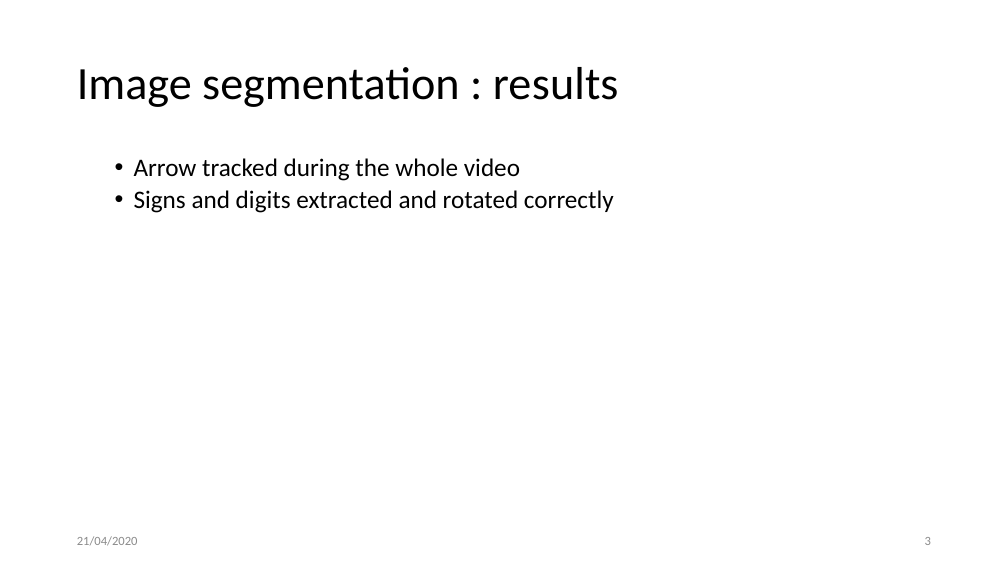
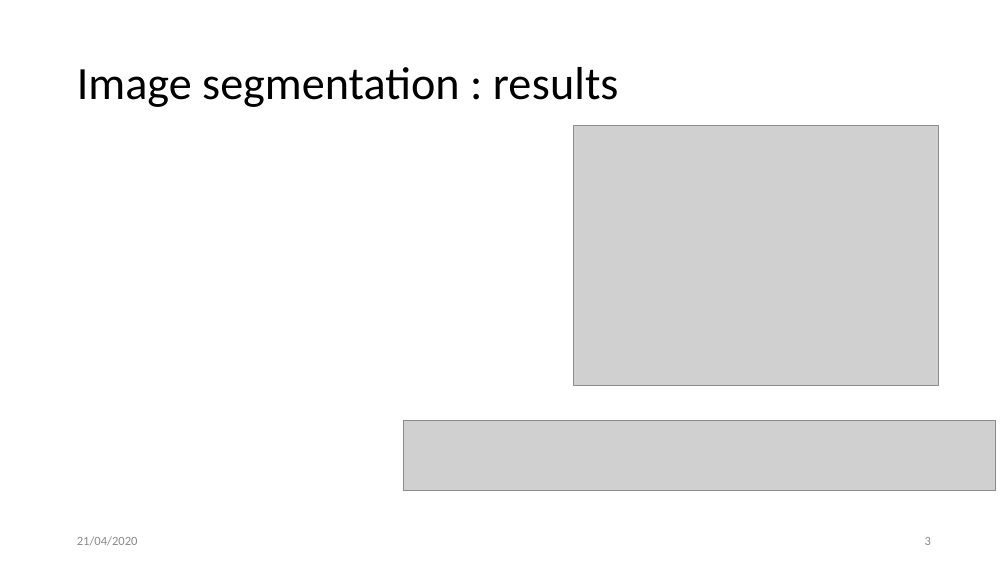
Before and after one commit to JambonSama/image_analysis_and_pattern_recognition_labs, a slide deck: slide 3 of project/presentation.pptx. Drawn at 1008x567 pixels with LibreOffice and Linux fonts; fonts in the diff are those of the drawing; grey boxes stand for pictures; background and template pictures are left out. Boxes give left, top, right and bottom in pixels: in the first picture for what was removed or moved away, otherwise in the second. Text is boxed around its words. In the diff, an @@ line names an element or a change of style, - is before the commit and + after.

```diff
--- a/project/presentation.pptx
+++ b/project/presentation.pptx
@@ picture added at <box>573,126,939,385</box> @@
@@ text removed at <box>134,158,614,213</box> @@
-  • Arrow tracked during the whole video
-  • Signs and digits extracted and rotated correctly
@@ picture added at <box>404,420,996,490</box> @@
```
Also in this commit, not shown: 2 other slides changed, 1 slide added, 1 slide removed.
